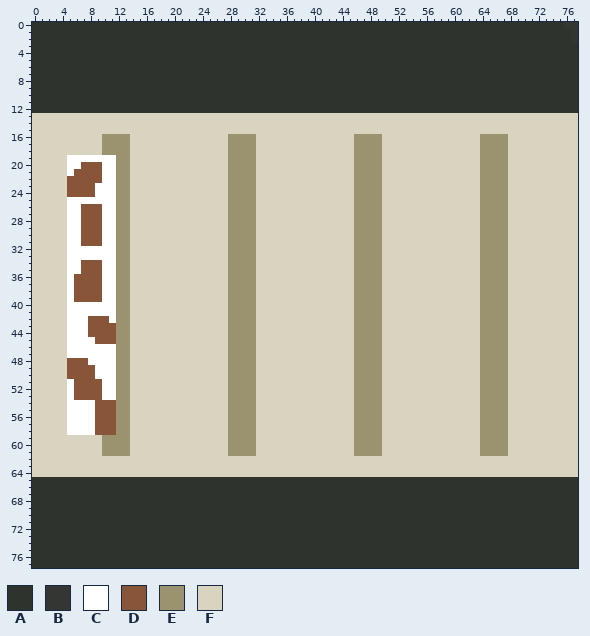
Sprite sheet, stored at icons/dishrack_1_78.png. The first picture shows the starting point.
The file is 78x78 pixels. Colours within 5 levels of each other are drawn and written as one.
Palette (. is transparent): A #2e332d  B #343634  C #ffffff  D #895538  E #9b9370  F #d8d4c0
After the commit:
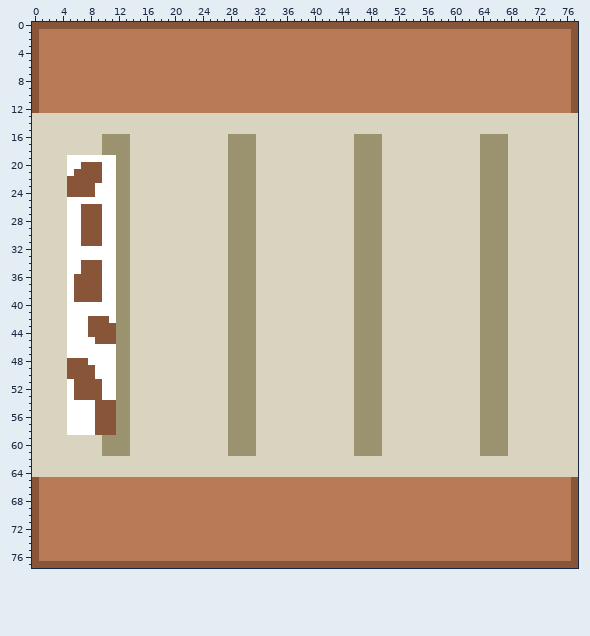
The exact change:
@@ palette @@
-A #2e332d
+A #b97a57
@@ x 0..77 @@
- 0 AAAAAAAAAAAAAAAAAAAAAAAAAAAAAAAAAAAAAAAAAAAAAAAAAAAAAAAAAAAAAAAAAAAAAAAAAAAABB
- 1 AAAAAAAAAAAAAAAAAAAAAAAAAAAAAAAAAAAAAAAAAAAAAAAAAAAAAAAAAAAAAAAAAAAAAAAAAAAAAB
- 2 AAAAAAAAAAAAAAAAAAAAAAAAAAAAAAAAAAAAAAAAAAAAAAAAAAAAAAAAAAAAAAAAAAAAAAAAAAAAAB
- 3 AAAAAAAAAAAAAAAAAAAAAAAAAAAAAAAAAAAAAAAAAAAAAAAAAAAAAAAAAAAAAAAAAAAAAAAAAAAAAA
- 4 AAAAAAAAAAAAAAAAAAAAAAAAAAAAAAAAAAAAAAAAAAAAAAAAAAAAAAAAAAAAAAAAAAAAAAAAAAAAAA
- 5 AAAAAAAAAAAAAAAAAAAAAAAAAAAAAAAAAAAAAAAAAAAAAAAAAAAAAAAAAAAAAAAAAAAAAAAAAAAAAA
- 6 AAAAAAAAAAAAAAAAAAAAAAAAAAAAAAAAAAAAAAAAAAAAAAAAAAAAAAAAAAAAAAAAAAAAAAAAAAAAAA
- 7 AAAAAAAAAAAAAAAAAAAAAAAAAAAAAAAAAAAAAAAAAAAAAAAAAAAAAAAAAAAAAAAAAAAAAAAAAAAAAA
- 8 AAAAAAAAAAAAAAAAAAAAAAAAAAAAAAAAAAAAAAAAAAAAAAAAAAAAAAAAAAAAAAAAAAAAAAAAAAAAAA
- 9 AAAAAAAAAAAAAAAAAAAAAAAAAAAAAAAAAAAAAAAAAAAAAAAAAAAAAAAAAAAAAAAAAAAAAAAAAAAAAA
-10 AAAAAAAAAAAAAAAAAAAAAAAAAAAAAAAAAAAAAAAAAAAAAAAAAAAAAAAAAAAAAAAAAAAAAAAAAAAAAA
-11 AAAAAAAAAAAAAAAAAAAAAAAAAAAAAAAAAAAAAAAAAAAAAAAAAAAAAAAAAAAAAAAAAAAAAAAAAAAAAA
-12 AAAAAAAAAAAAAAAAAAAAAAAAAAAAAAAAAAAAAAAAAAAAAAAAAAAAAAAAAAAAAAAAAAAAAAAAAAAAAA
+ 0 DDDDDDDDDDDDDDDDDDDDDDDDDDDDDDDDDDDDDDDDDDDDDDDDDDDDDDDDDDDDDDDDDDDDDDDDDDDDDD
+ 1 DAAAAAAAAAAAAAAAAAAAAAAAAAAAAAAAAAAAAAAAAAAAAAAAAAAAAAAAAAAAAAAAAAAAAAAAAAAAAD
+ 2 DAAAAAAAAAAAAAAAAAAAAAAAAAAAAAAAAAAAAAAAAAAAAAAAAAAAAAAAAAAAAAAAAAAAAAAAAAAAAD
+ 3 DAAAAAAAAAAAAAAAAAAAAAAAAAAAAAAAAAAAAAAAAAAAAAAAAAAAAAAAAAAAAAAAAAAAAAAAAAAAAD
+ 4 DAAAAAAAAAAAAAAAAAAAAAAAAAAAAAAAAAAAAAAAAAAAAAAAAAAAAAAAAAAAAAAAAAAAAAAAAAAAAD
+ 5 DAAAAAAAAAAAAAAAAAAAAAAAAAAAAAAAAAAAAAAAAAAAAAAAAAAAAAAAAAAAAAAAAAAAAAAAAAAAAD
+ 6 DAAAAAAAAAAAAAAAAAAAAAAAAAAAAAAAAAAAAAAAAAAAAAAAAAAAAAAAAAAAAAAAAAAAAAAAAAAAAD
+ 7 DAAAAAAAAAAAAAAAAAAAAAAAAAAAAAAAAAAAAAAAAAAAAAAAAAAAAAAAAAAAAAAAAAAAAAAAAAAAAD
+ 8 DAAAAAAAAAAAAAAAAAAAAAAAAAAAAAAAAAAAAAAAAAAAAAAAAAAAAAAAAAAAAAAAAAAAAAAAAAAAAD
+ 9 DAAAAAAAAAAAAAAAAAAAAAAAAAAAAAAAAAAAAAAAAAAAAAAAAAAAAAAAAAAAAAAAAAAAAAAAAAAAAD
+10 DAAAAAAAAAAAAAAAAAAAAAAAAAAAAAAAAAAAAAAAAAAAAAAAAAAAAAAAAAAAAAAAAAAAAAAAAAAAAD
+11 DAAAAAAAAAAAAAAAAAAAAAAAAAAAAAAAAAAAAAAAAAAAAAAAAAAAAAAAAAAAAAAAAAAAAAAAAAAAAD
+12 DAAAAAAAAAAAAAAAAAAAAAAAAAAAAAAAAAAAAAAAAAAAAAAAAAAAAAAAAAAAAAAAAAAAAAAAAAAAAD
 13 FFFFFFFFFFFFFFFFFFFFFFFFFFFFFFFFFFFFFFFFFFFFFFFFFFFFFFFFFFFFFFFFFFFFFFFFFFFFFF
@@ x 0..77 @@
 64 FFFFFFFFFFFFFFFFFFFFFFFFFFFFFFFFFFFFFFFFFFFFFFFFFFFFFFFFFFFFFFFFFFFFFFFFFFFFFF
-65 AAAAAAAAAAAAAAAAAAAAAAAAAAAAAAAAAAAAAAAAAAAAAAAAAAAAAAAAAAAAAAAAAAAAAAAAAAAAAA
-66 AAAAAAAAAAAAAAAAAAAAAAAAAAAAAAAAAAAAAAAAAAAAAAAAAAAAAAAAAAAAAAAAAAAAAAAAAAAAAA
-67 AAAAAAAAAAAAAAAAAAAAAAAAAAAAAAAAAAAAAAAAAAAAAAAAAAAAAAAAAAAAAAAAAAAAAAAAAAAAAA
-68 AAAAAAAAAAAAAAAAAAAAAAAAAAAAAAAAAAAAAAAAAAAAAAAAAAAAAAAAAAAAAAAAAAAAAAAAAAAAAA
-69 AAAAAAAAAAAAAAAAAAAAAAAAAAAAAAAAAAAAAAAAAAAAAAAAAAAAAAAAAAAAAAAAAAAAAAAAAAAAAA
-70 AAAAAAAAAAAAAAAAAAAAAAAAAAAAAAAAAAAAAAAAAAAAAAAAAAAAAAAAAAAAAAAAAAAAAAAAAAAAAA
-71 AAAAAAAAAAAAAAAAAAAAAAAAAAAAAAAAAAAAAAAAAAAAAAAAAAAAAAAAAAAAAAAAAAAAAAAAAAAAAA
-72 AAAAAAAAAAAAAAAAAAAAAAAAAAAAAAAAAAAAAAAAAAAAAAAAAAAAAAAAAAAAAAAAAAAAAAAAAAAAAA
-73 AAAAAAAAAAAAAAAAAAAAAAAAAAAAAAAAAAAAAAAAAAAAAAAAAAAAAAAAAAAAAAAAAAAAAAAAAAAAAA
-74 AAAAAAAAAAAAAAAAAAAAAAAAAAAAAAAAAAAAAAAAAAAAAAAAAAAAAAAAAAAAAAAAAAAAAAAAAAAAAA
-75 AAAAAAAAAAAAAAAAAAAAAAAAAAAAAAAAAAAAAAAAAAAAAAAAAAAAAAAAAAAAAAAAAAAAAAAAAAAAAA
-76 AAAAAAAAAAAAAAAAAAAAAAAAAAAAAAAAAAAAAAAAAAAAAAAAAAAAAAAAAAAAAAAAAAAAAAAAAAAAAA
-77 AAAAAAAAAAAAAAAAAAAAAAAAAAAAAAAAAAAAAAAAAAAAAAAAAAAAAAAAAAAAAAAAAAAAAAAAAAAAAA
+65 DAAAAAAAAAAAAAAAAAAAAAAAAAAAAAAAAAAAAAAAAAAAAAAAAAAAAAAAAAAAAAAAAAAAAAAAAAAAAD
+66 DAAAAAAAAAAAAAAAAAAAAAAAAAAAAAAAAAAAAAAAAAAAAAAAAAAAAAAAAAAAAAAAAAAAAAAAAAAAAD
+67 DAAAAAAAAAAAAAAAAAAAAAAAAAAAAAAAAAAAAAAAAAAAAAAAAAAAAAAAAAAAAAAAAAAAAAAAAAAAAD
+68 DAAAAAAAAAAAAAAAAAAAAAAAAAAAAAAAAAAAAAAAAAAAAAAAAAAAAAAAAAAAAAAAAAAAAAAAAAAAAD
+69 DAAAAAAAAAAAAAAAAAAAAAAAAAAAAAAAAAAAAAAAAAAAAAAAAAAAAAAAAAAAAAAAAAAAAAAAAAAAAD
+70 DAAAAAAAAAAAAAAAAAAAAAAAAAAAAAAAAAAAAAAAAAAAAAAAAAAAAAAAAAAAAAAAAAAAAAAAAAAAAD
+71 DAAAAAAAAAAAAAAAAAAAAAAAAAAAAAAAAAAAAAAAAAAAAAAAAAAAAAAAAAAAAAAAAAAAAAAAAAAAAD
+72 DAAAAAAAAAAAAAAAAAAAAAAAAAAAAAAAAAAAAAAAAAAAAAAAAAAAAAAAAAAAAAAAAAAAAAAAAAAAAD
+73 DAAAAAAAAAAAAAAAAAAAAAAAAAAAAAAAAAAAAAAAAAAAAAAAAAAAAAAAAAAAAAAAAAAAAAAAAAAAAD
+74 DAAAAAAAAAAAAAAAAAAAAAAAAAAAAAAAAAAAAAAAAAAAAAAAAAAAAAAAAAAAAAAAAAAAAAAAAAAAAD
+75 DAAAAAAAAAAAAAAAAAAAAAAAAAAAAAAAAAAAAAAAAAAAAAAAAAAAAAAAAAAAAAAAAAAAAAAAAAAAAD
+76 DAAAAAAAAAAAAAAAAAAAAAAAAAAAAAAAAAAAAAAAAAAAAAAAAAAAAAAAAAAAAAAAAAAAAAAAAAAAAD
+77 DDDDDDDDDDDDDDDDDDDDDDDDDDDDDDDDDDDDDDDDDDDDDDDDDDDDDDDDDDDDDDDDDDDDDDDDDDDDDD
Pixel boxes of the changes (left, top, right, bottom) in both pictures:
changed: (32, 22, 578, 113)
changed: (32, 477, 578, 568)
